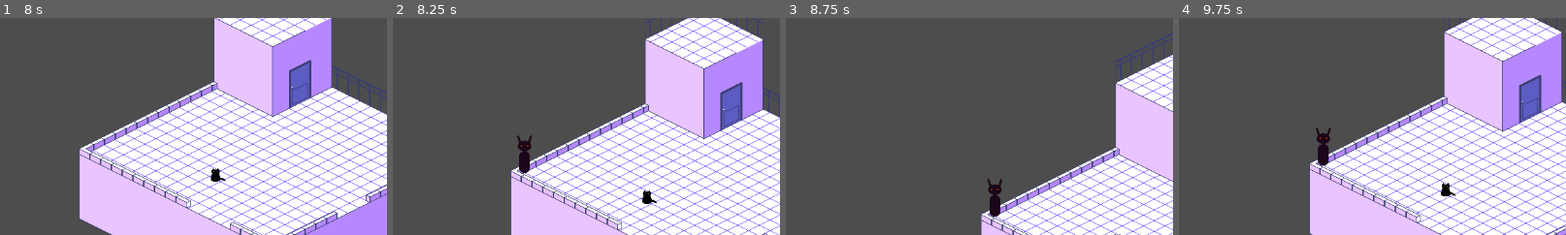
Above: before the commit, frames 1-4 (left to right).
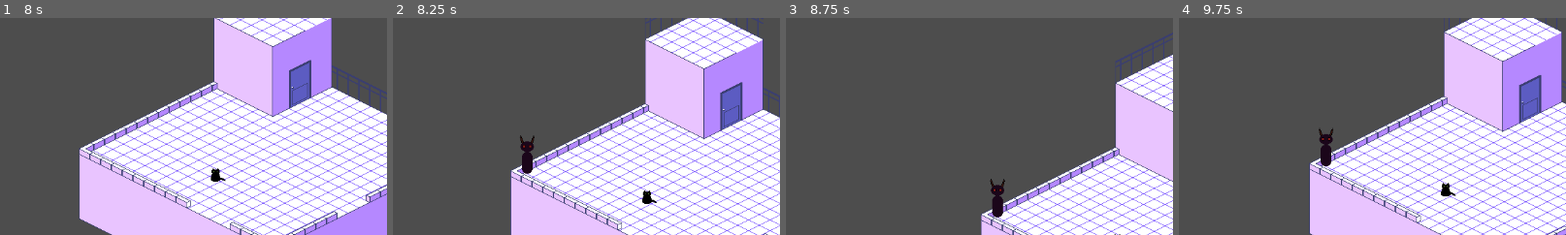
Above: after the commit, the same moments.

Repository: BloatingCat/rooftop-garden
Game: Godot game, scene res://main.tscn
Two runs of this game, one before a commit and one after it. Both use one fixed random seed, a clock stepped at 60 frames per second and the inputs below. The project has no main scene, so this scene is started directly.
Inputs (mouse positions are % of the whole screen's width and height, from its top left):
- Up to frame 1 (8 s): click "Make food" at 0.5 s; tap Enter at 1.25, 3.5, 5 s; move the mouse to (72, 45) at 1.27 s; hold Right (ui_right) 1.28-2 s; click (72, 45) at 1.42 s; tap Space at 2, 4.25, 5.75 s; drag from (30, 55) to (45, 70) at 2.02 s; move the mouse to (60, 28) at 2.77 s; hold Right (ui_right) 2.78-3.5 s; drag from (45, 70) to (20, 35) at 3.52 s; move the mouse to (80, 65) at 4.27 s; hold Left (ui_left) 4.28-5 s; drag from (20, 35) to (35, 25) at 5.02 s; move the mouse to (55, 50) at 5.77 s; hold Down (ui_down) 5.78-6.5 s; click (55, 50) at 5.92 s; drag from (35, 25) to (30, 55) at 6.52 s; move the mouse to (72, 45) at 7.27 s; hold Up (ui_up) from 7.28 s (still down)
- Up to frame 2 (8.25 s): release Up (ui_up) at 8 s; drag from (30, 55) to (45, 70) at 8.02 s
- Up to frame 3 (8.75 s): no input
- Up to frame 4 (9.75 s): move the mouse to (60, 28) at 8.77 s; hold Down (ui_down) 8.78-9.5 s; drag from (45, 70) to (20, 35) at 9.52 s
The pictures show only the part of the screen within x 10-60%, y 31-81%; the shares and areas given below are measured in that part.

Frame 1 is identical in both runs. In frame 2, 0.3% of the frame differs, in the area x 32-37%, y 53-72%; in frame 3, 0.3%; in frame 4, 0.3%.

Commit message:
Make guests moving around & leaving

Diff:
--- a/autoloads/game_state.gd
+++ b/autoloads/game_state.gd
@@ -42,3 +42,8 @@
 	if hour >= 24:
 		hour -= 24
 	return { "hour": hour, "minute": minute }
+
+#func remove_customer(c: Dictionary) -> void:
+	#customers.erase(c)
+	#if c.has("node") and is_instance_valid(c["node"]):
+		#c["node"].queue_free()
--- a/characters/customers/guest_demon.gd
+++ b/characters/customers/guest_demon.gd
@@ -1,11 +1,12 @@
 # res://guests/GuestDemon.gd
 class_name GuestDemon
-extends Node2D
+extends CharacterBody2D
 
 @onready var body: Sprite2D = $Body
 @onready var tail: Sprite2D = $Tail
 @onready var top_feature: Sprite2D = $TopFeatures
 @onready var eyes: Sprite2D = $Eyes
+@onready var nav_agent: NavigationAgent2D = $NavigationAgent2D
 
 const EYES: Array[String] = [
 	"res://assets/npc/small_eyes.png",
@@ -32,6 +33,62 @@
 	Color(0.7, 0.4, 0.35),   # rust
 ]
 
+const MOVE_SPEED := 60.0
+const WANDER_RADIUS := 120.0
+const WANDER_WAIT_MIN := 1.5
+const WANDER_WAIT_MAX := 4.0
+const ARRIVE_DISTANCE := 12.0
+
+var _nav_ready := false
+var _waiting := false
+var _wait_timer := 0.0
+var _home_position := Vector2.ZERO
+
+func _ready() -> void:
+	await get_tree().process_frame
+	_nav_ready = true
+	_home_position = global_position
+	_pick_new_destination()
+
+func _physics_process(delta: float) -> void:
+	if not _nav_ready:
+		return
+	if _waiting:
+		_wait_timer -= delta
+		if _wait_timer <= 0.0:
+			_waiting = false
+			_pick_new_destination()
+		return
+	if nav_agent.is_navigation_finished():
+		_start_waiting()
+		return
+	var next := nav_agent.get_next_path_position()
+	var direction := (next - global_position).normalized()
+	velocity = direction * MOVE_SPEED
+	move_and_slide()
+
+func _pick_new_destination() -> void:
+	print("picking destination, home: ", _home_position)
+	# wander within radius of where they spawned
+	var angle := randf() * TAU
+	var dist := randf_range(20.0, WANDER_RADIUS)
+	var target := _home_position + Vector2(cos(angle), sin(angle)) * dist
+	# snap to navmesh
+	var map := get_world_2d().navigation_map
+	var valid := NavigationServer2D.map_get_closest_point(map, target)
+	print("target: ", target, " snapped: ", valid)
+	nav_agent.target_position = valid
+
+func setup(customer_data: Dictionary) -> void:
+	randomize_appearance()
+	set_meta("customer_id", customer_data["id"])
+	# record spawn position as home — wander radius is relative to this
+
+func _start_waiting() -> void:
+	_waiting = true
+	_wait_timer = randf_range(WANDER_WAIT_MIN, WANDER_WAIT_MAX)
+	velocity = Vector2.ZERO
+
 func randomize_appearance() -> void:
 	# body tint
 	body.modulate = BODY_TINTS[randi() % BODY_TINTS.size()]
@@ -47,8 +104,3 @@
 	var eye_path := EYES[randi() % EYES.size()]
 	eyes.texture = load(eye_path)
 	eyes.modulate = EYE_COLORS[randi() % EYE_COLORS.size()]
-
-func setup(customer_data: Dictionary) -> void:
-	randomize_appearance()
-	# store reference for later use (serving, aura, etc.)
-	set_meta("customer_id", customer_data["id"])
--- a/main.gd
+++ b/main.gd
@@ -6,4 +6,3 @@
 
 func _ready():
 	cat.joystick = joystick
-	print_tree_pretty()
--- a/systems/customer_system.gd
+++ b/systems/customer_system.gd
@@ -40,7 +40,6 @@
 	GameState.customers.append(c)
 
 	var guest := GUEST_SCENE.instantiate() as GuestDemon
-	print("guest_anchor: ", guest_anchor, " guest position: ", guest.position)
 	guest_anchor.add_child(guest)
 	guest.setup(c)
 	c["node"] = guest   # store reference on the data dict
@@ -64,7 +63,7 @@
 		if c["patience_left"] <= 0.0:
 			to_remove.append(c)
 	for c in to_remove:
-		GameState.customers.erase(c)
+		_remove_customer(c)
 		Events.customer_left.emit(c)
 
 func _tick_aura(delta: float) -> void:
--- a/systems/serving_system.gd
+++ b/systems/serving_system.gd
@@ -26,14 +26,16 @@
 	Events.serving_started.emit(_current_customer)
 
 func _complete_serve() -> void:
-	# customer may have left while being served
 	if not GameState.customers.has(_current_customer):
 		_reset()
 		return
-	GameState.customers.erase(_current_customer)
+	var c := _current_customer
+	GameState.customers.erase(c)
+	if c.has("node") and is_instance_valid(c["node"]):
+		c["node"].queue_free()
 	GameState.food -= 1
-	GameState.coins += 5
-	Events.customer_served.emit(_current_customer)
+	GameState.coins += 7
+	Events.customer_served.emit(c)
 	_reset()
 
 func _reset() -> void:
